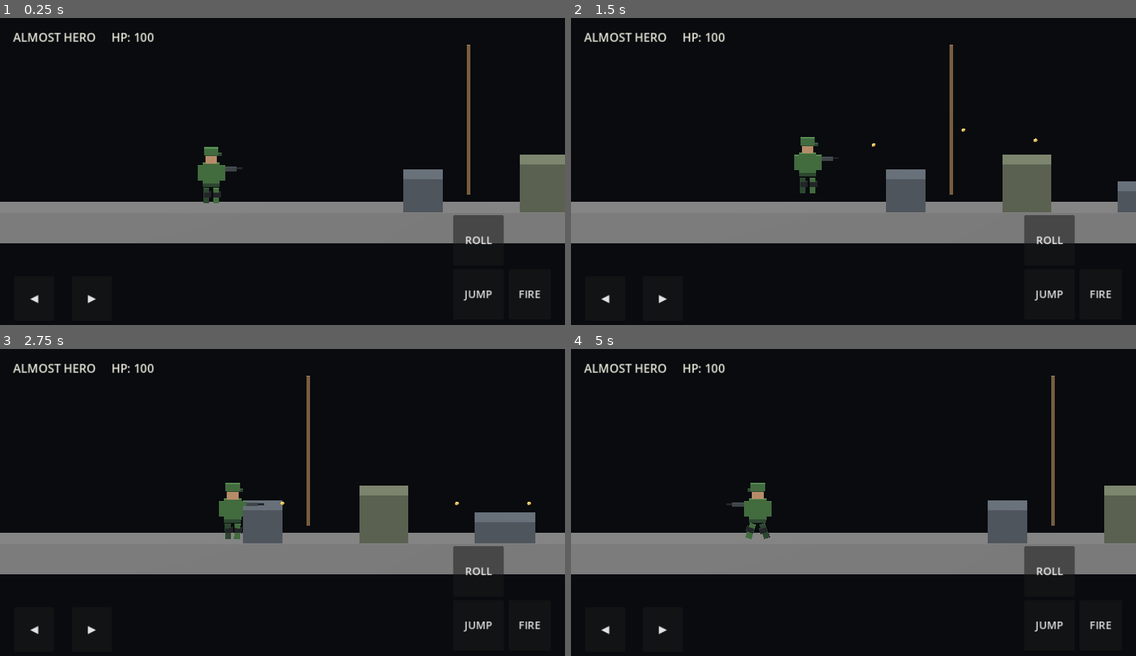
Above: before the commit, frames 1-4 (two rows, left to right).
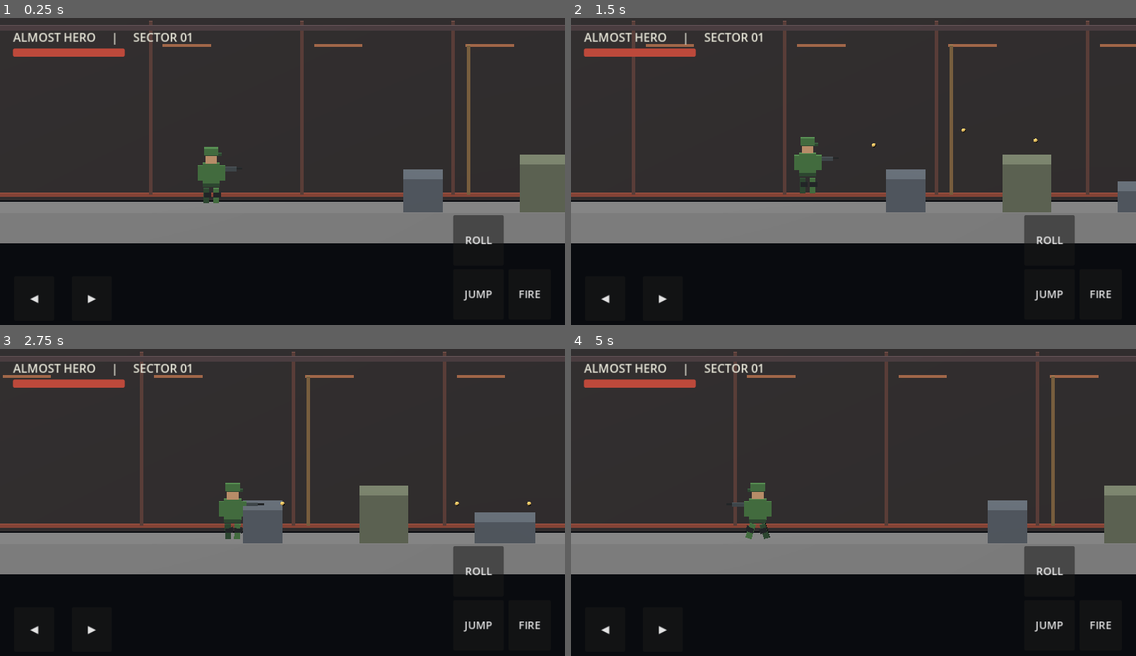
Above: after the commit, the same moments.

Repository: Nurullokhons/almost-hero-android
Game: Godot game, scene res://scenes/main.tscn
Same seed, same stepped clock (60 frames per second), same inputs: the game is played once before the commit and once after it.
Inputs (mouse positions are in pixels of both pictures, inside the frame that each line leads up to):
- Up to frame 1 (0.25 s): no input
- Up to frame 2 (1.5 s): move the mouse to (977, 159) at 0.52 s; hold D 0.53-1.28 s; hold Ctrl 0.53-1.28 s; click (977, 159) at 0.67 s; tap Space at 0.77 s; move the mouse to (740, 192) at 1.27 s; hold S from 1.28 s (still down); tap Ctrl at 1.35 s
- Up to frame 3 (2.75 s): tap Space at 1.52 s; move the mouse to (339, 438) at 2.02 s; release S at 2.03 s; hold D from 2.03 s (still down); hold Ctrl from 2.03 s (still down)
- Up to frame 4 (5 s): move the mouse to (825, 570) at 2.77 s; release D at 2.78 s; release Ctrl at 2.78 s; hold W 2.78-3.53 s; tap Ctrl at 2.85, 4.35 s; click (825, 570) at 2.92 s; tap Space at 3.02, 3.77, 4.52 s; move the mouse to (1023, 554) at 3.52 s; hold Ctrl 3.53-4.28 s; hold A from 3.53 s (still down); move the mouse to (684, 459) at 4.27 s

The runs differ from the first frame. In frame 1, 56% of the frame differs, in the area x 0-100%, y 0-60%; in frame 2, 56%; in frame 3, 56%; in frame 4, 57%.

Commit message:
Add industrial corridor atmosphere and health HUD bar

Diff:
--- a/game/scripts/main.gd
+++ b/game/scripts/main.gd
@@ -5,8 +5,10 @@
 @onready var player: CharacterBody3D = $Player
 @onready var camera: Camera3D = $Camera3D
 var _hud_label: Label
+var _health_bar: ProgressBar
 
 func _ready() -> void:
+	_build_environment()
 	_build_test_corridor()
 	_spawn_enemy(Vector3(10.0, 0.0, 0.0))
 	_spawn_enemy(Vector3(24.0, 0.0, 0.0))
@@ -15,7 +17,18 @@
 func _process(delta: float) -> void:
 	camera.position.x = lerpf(camera.position.x, player.position.x + 2.0, minf(delta * 4.0, 1.0))
 	if _hud_label:
-		_hud_label.text = "ALMOST HERO     HP: %d" % player.health
+		_hud_label.text = "ALMOST HERO     |     SECTOR 01"
+	if _health_bar:
+		_health_bar.value = player.health
+
+
+func _build_environment() -> void:
+	_add_decoration(Vector3(13.0, 4.0, -2.0), Vector3(48.0, 8.0, 0.35), Color("#302b2c"))
+	_add_decoration(Vector3(13.0, 0.2, -1.78), Vector3(48.0, 0.12, 0.12), Color("#9a4937"))
+	for x in range(-5, 34, 5):
+		_add_decoration(Vector3(float(x), 3.1, -1.72), Vector3(0.12, 5.8, 0.12), Color("#65413a"))
+		_add_decoration(Vector3(float(x) + 1.2, 5.2, -1.68), Vector3(1.6, 0.08, 0.08), Color("#bd7650"))
+	_add_decoration(Vector3(13.0, 5.8, -1.6), Vector3(48.0, 0.16, 0.2), Color("#514044"))
 
 func _build_test_corridor() -> void:
 	_add_block(Vector3(4.0, 0.55, 0), Vector3(1.3, 1.1, 2.5), Color("#59616a"))
@@ -60,6 +73,16 @@
 	node.material_override = _material(color)
 	add_child(node)
 
+
+func _style_box(color: Color) -> StyleBoxFlat:
+	var style := StyleBoxFlat.new()
+	style.bg_color = color
+	style.corner_radius_top_left = 3
+	style.corner_radius_top_right = 3
+	style.corner_radius_bottom_left = 3
+	style.corner_radius_bottom_right = 3
+	return style
+
 func _material(color: Color) -> StandardMaterial3D:
 	var mat := StandardMaterial3D.new()
 	mat.albedo_color = color
@@ -79,6 +102,17 @@
 	_hud_label.add_theme_font_size_override("font_size", 20)
 	_hud_label.add_theme_color_override("font_color", Color("#e7e6d8"))
 	root.add_child(_hud_label)
+
+	_health_bar = ProgressBar.new()
+	_health_bar.min_value = 0
+	_health_bar.max_value = 100
+	_health_bar.value = 100
+	_health_bar.show_percentage = false
+	_health_bar.position = Vector2(22, 52)
+	_health_bar.size = Vector2(190, 14)
+	_health_bar.add_theme_stylebox_override("background", _style_box(Color("#292323")))
+	_health_bar.add_theme_stylebox_override("fill", _style_box(Color("#bd493b")))
+	root.add_child(_health_bar)
 
 	_make_hold_button(root, "◀", Vector2(24, -100), Vector2(92, -24),
 		func(): player.touch_left = true, func(): player.touch_left = false)
